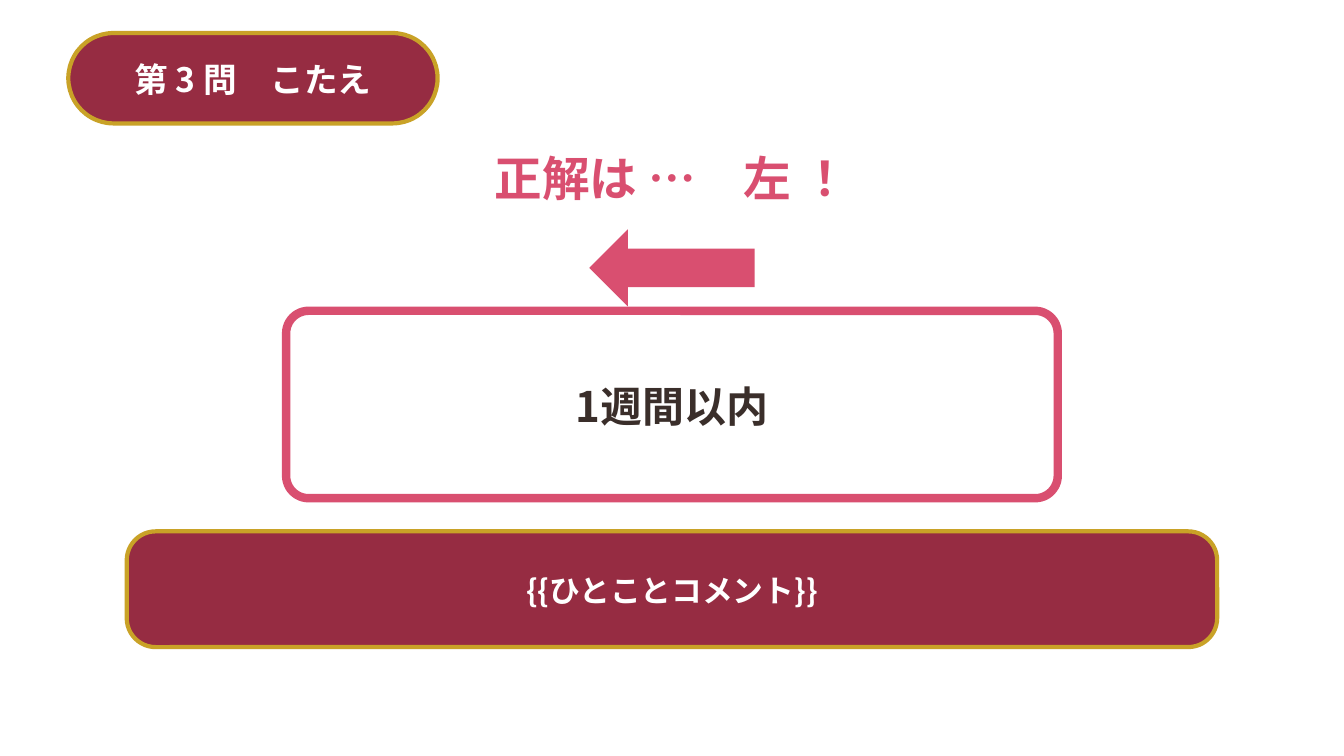
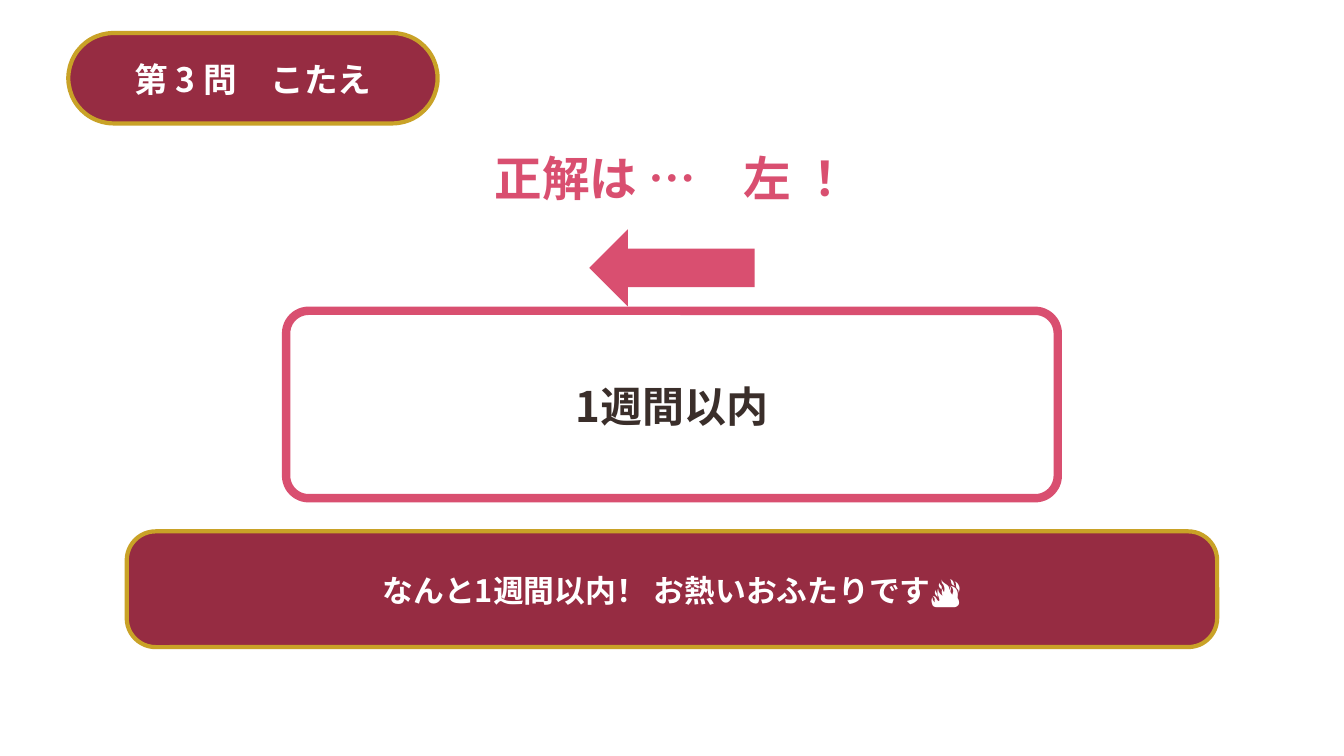
Before and after one commit to st01ohn03-coder/simple-alarm, a slide deck: slide 16 of wedding-deck/build/結婚式_2択クイズ＆ビンゴ.pptx (slide 11 before the commit). Drawn at 1344x756 pixels with LibreOffice and Linux fonts; fonts in the diff are those of the drawing; background and template pictures are left out. Boxes give left, top, right and bottom in pixels: in the first picture for what was removed or moved away, otherwise in the second. Text is boxed around its words. In the diff, an @@ line names an element or a change of style, - is before the commit and + after.

```diff
--- a/wedding-deck/build/結婚式_2択クイズ＆ビンゴ.pptx
+++ b/wedding-deck/build/結婚式_2択クイズ＆ビンゴ.pptx
@@ text in rounded rectangle at bbox=[383, 576, 961, 607]: text changed @@
-{{ひとことコメント}}
+なんと1週間以内！ お熱いおふたりです🔥
```
Also in this commit, not shown: 11 other slides changed, 6 slides added, 5 other files.
